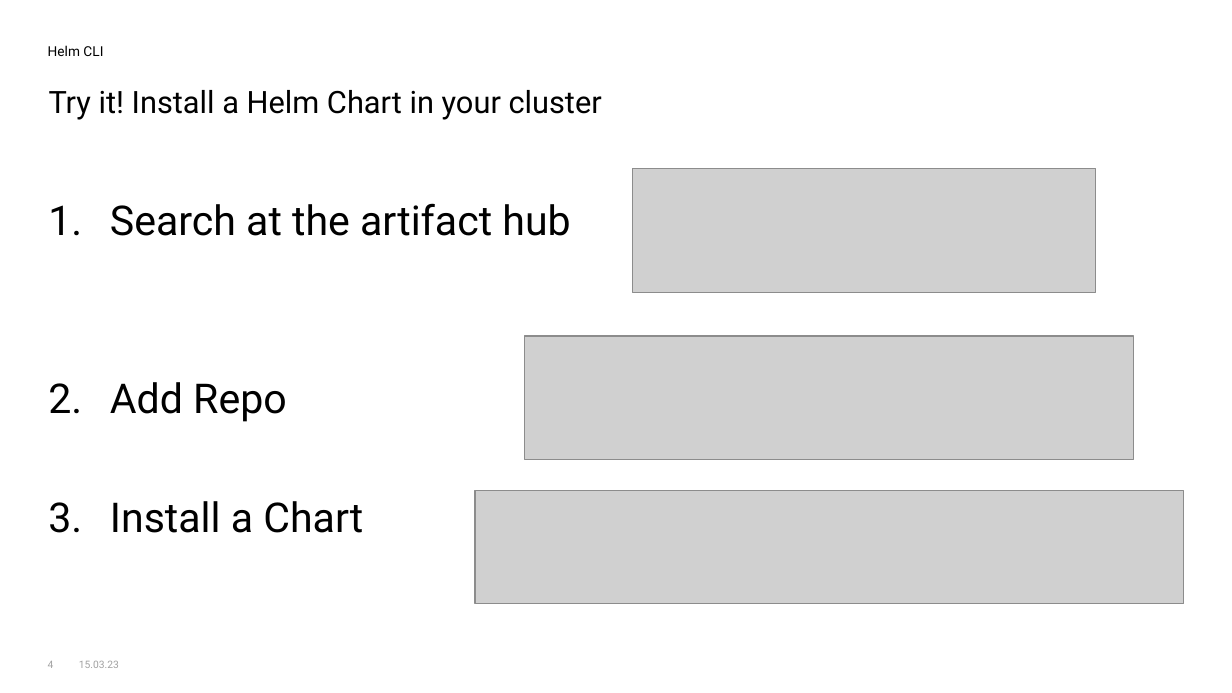
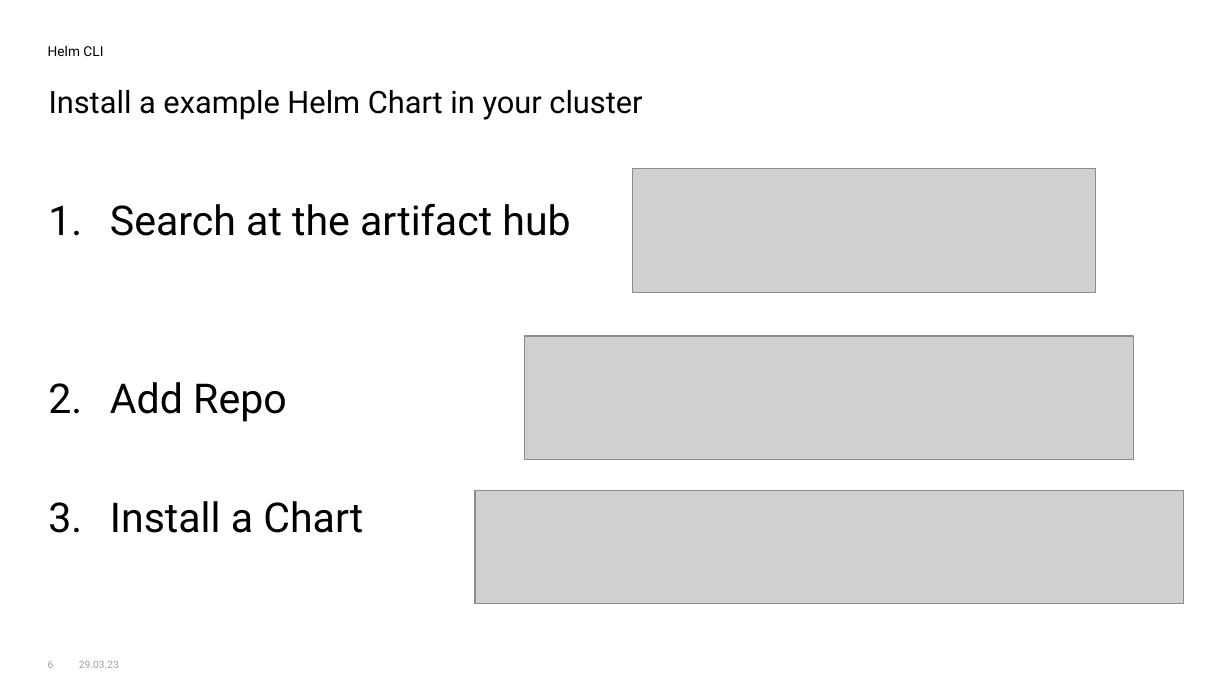
Before and after one commit to Hassel93/helm_course, a slide deck: slide 6 of presentations/01_04_Helm_Cli.pptx (slide 4 before the commit). Drawn at 1232x693 pixels with LibreOffice and Linux fonts; fonts in the diff are those of the drawing; grey boxes stand for pictures; background and template pictures are left out. Boxes give left, top, right and bottom in pixels: in the first picture for what was removed or moved away, otherwise in the second. Text is boxed around its words. In the diff, an @@ line names an element or a change of style, - is before the commit and + after.

```diff
--- a/presentations/01_04_Helm_Cli.pptx
+++ b/presentations/01_04_Helm_Cli.pptx
@@ title at (x1=49, y1=90, x2=642, y2=120): text changed @@
-Try it! Install a Helm Chart in your cluster
+Install a example Helm Chart in your cluster
@@ page number at (x1=48, y1=661, x2=54, y2=668): text changed @@
-4
+6
@@ text at (x1=79, y1=661, x2=119, y2=668): text changed @@
-15.03.23
+29.03.23
```
Also in this commit, not shown: 3 other slides changed, 12 slides added, 38 other files.
